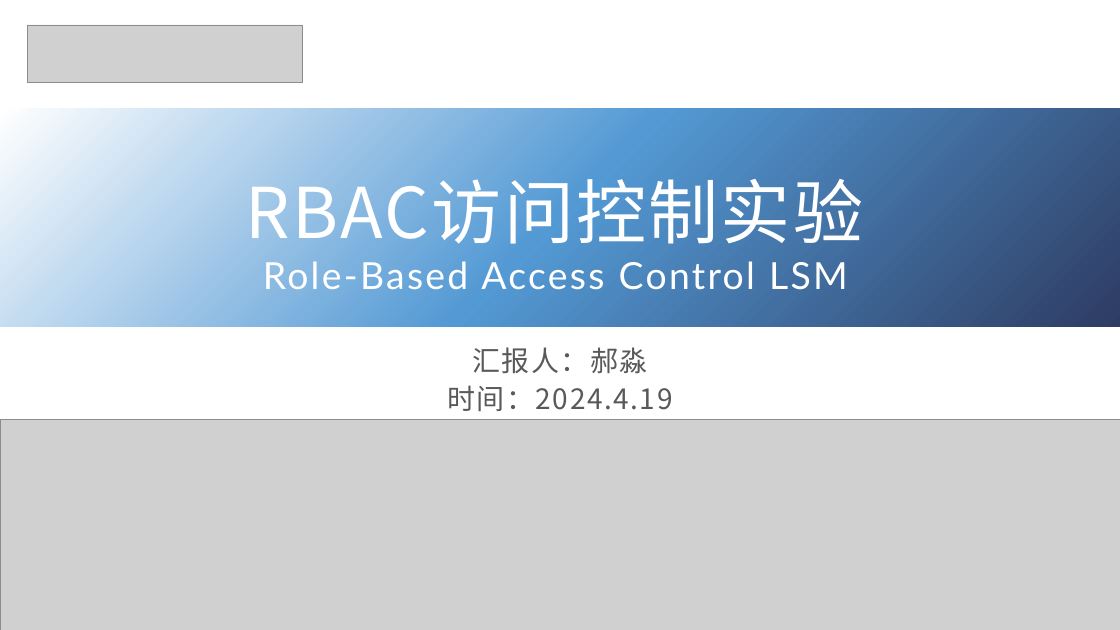
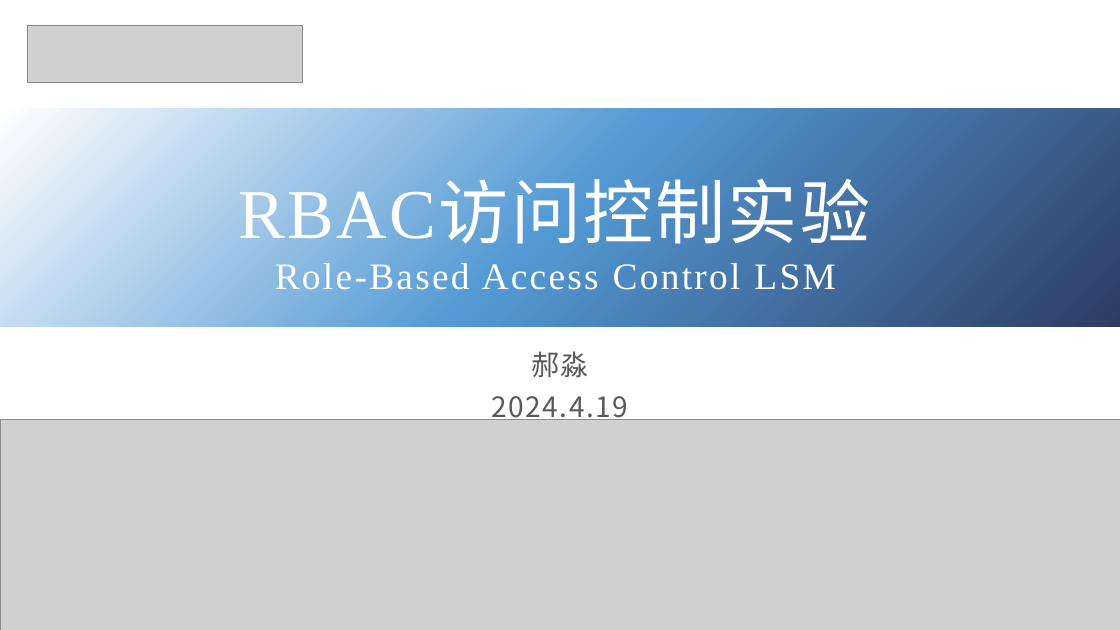
Before and after one commit to Operating-System-Security/rbac-lsm, a slide deck: slide 1 of slides/slides.pptx. Drawn at 1120x630 pixels with LibreOffice and Linux fonts; fonts in the diff are those of the drawing; grey boxes stand for pictures. Boxes give left, top, right and bottom in pixels: in the first picture for what was removed or moved away, otherwise in the second. Text is boxed around its words. In the diff, an @@ line names an element or a change of style, - is before the commit and + after.

```diff
--- a/slides/slides.pptx
+++ b/slides/slides.pptx
@@ title "RBAC访问控制实验 Role-Based Access Control LSM" at [239,183,870,290]: font Noto Sans CJK JP to Times New Roman in "RBAC访问控制实验"; font Lato to Times New Roman in "Role-Based Access Control LSM" @@
@@ subtitle at [492,351,629,425]: text changed @@
-汇报人：郝淼
-时间：2024.4.19
+郝淼
+2024.4.19
```
Also in this commit, not shown: 3 other slides changed, 1 other file.
